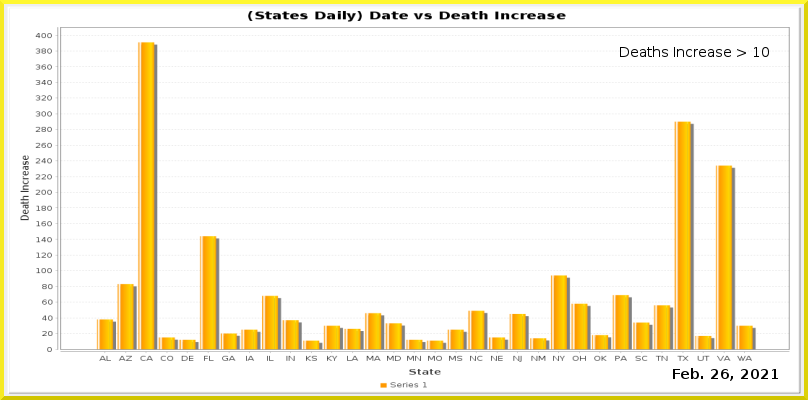
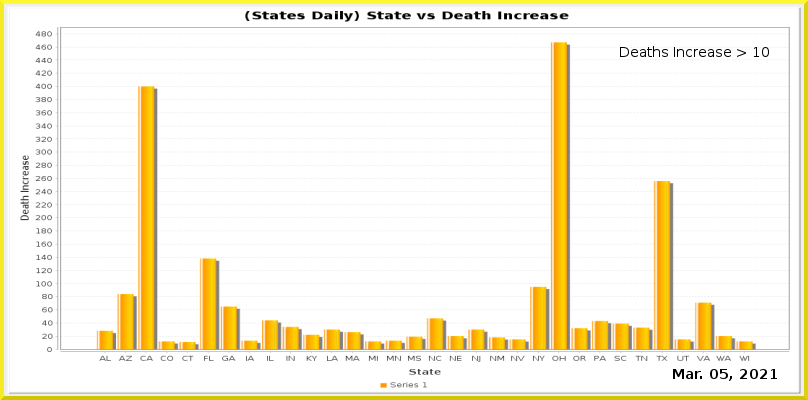
Layers edited between the first and the second 808 x 400 image:
painted on "Current Date" over bbox(675, 368, 778, 381)
painted on "Date_vs_TestIncrease.png" over bbox(35, 11, 789, 362)
